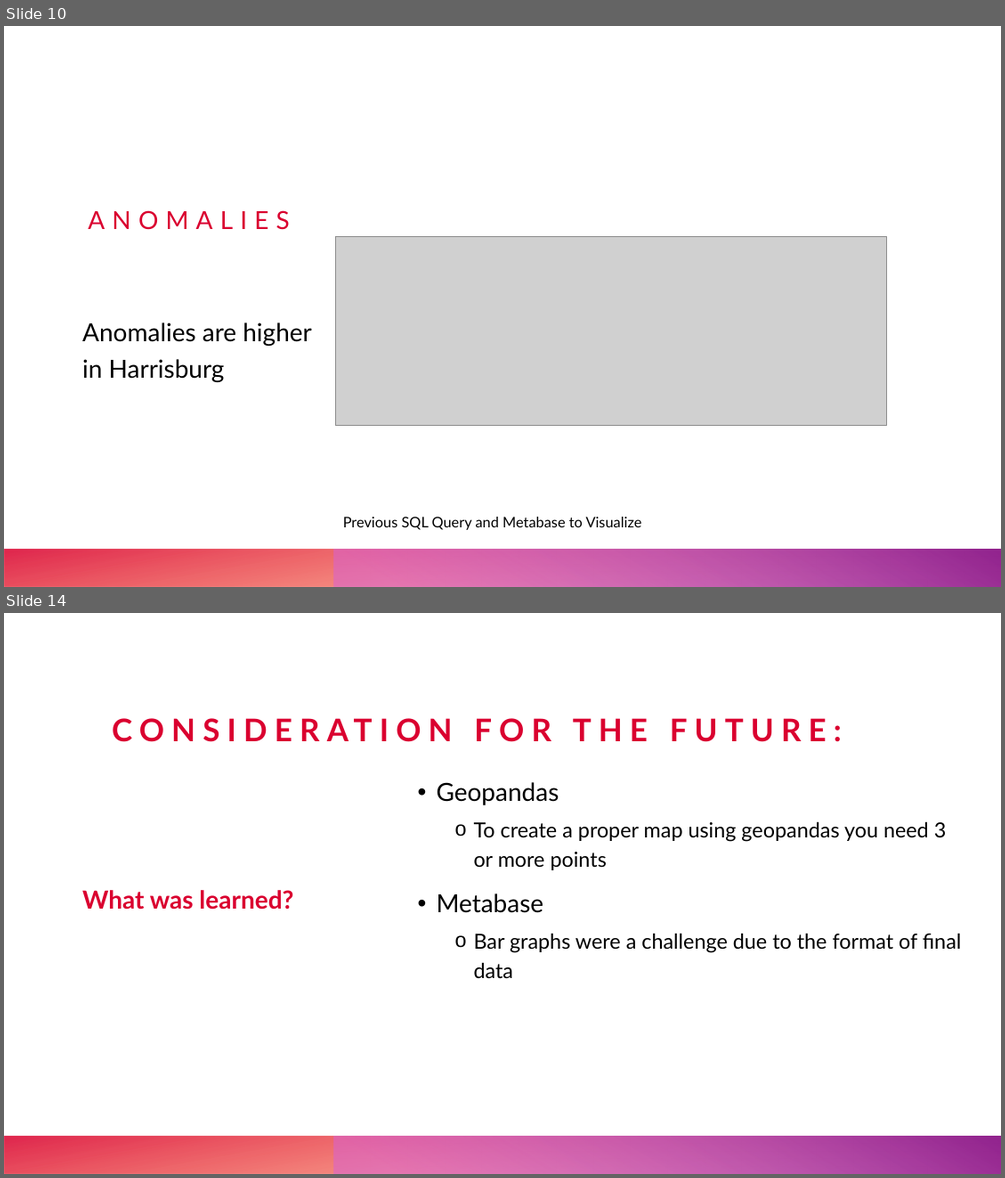
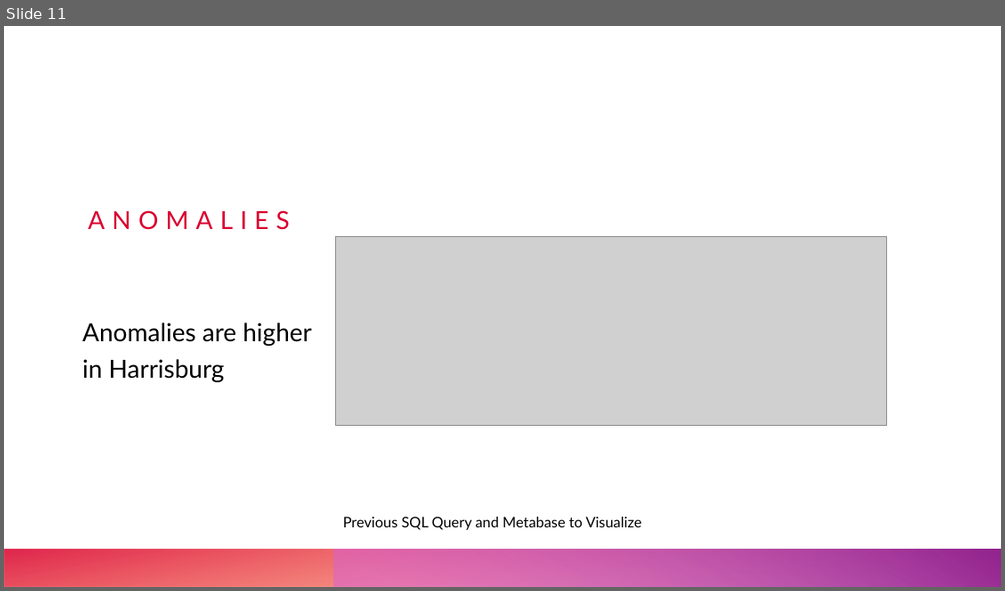
Before and after one commit to diazj2etown-sudo/UrbanHeatIslands, a slide deck: Final Capstone Presentation.pptx. Shown one above the other, each under a label of ours: slides 10 and 14 before the commit, slide 11 after it; the slides between them are not shown. The pictures are 1005x1178 and 1005x591 pixels, drawn with LibreOffice and Linux fonts; fonts in the diff are those of the drawing; grey boxes stand for pictures. Boxes give left, top, right and bottom in pixels: in the first picture for what was removed or moved away, otherwise in the second. Text is boxed around its words. In the diff, an @@ line names an element or a change of style, - is before the commit and + after.

```diff
--- a/Final Capstone Presentation.pptx
+++ b/Final Capstone Presentation.pptx
@@ slide 14 removed at (x1=4, y1=613, x2=1001, y2=1174), background #FFFFFF; not listed: 2 template elements that a slide beside it also shows @@
@@ text removed at (x1=437, y1=782, x2=962, y2=978) @@
-• Geopandas
-  o To create a proper map using geopandas you need 3 or more points
-• Metabase
-  o Bar graphs were a challenge due to the format of final data
@@ text removed at (x1=82, y1=890, x2=293, y2=909) @@
-What was learned?
@@ title removed at (x1=797, y1=933, x2=827, y2=949) @@
-CONSIDERATION FOR THE FUTURE:
@@ what was slide 10 is now slide 11 @@
```
Also in this commit, not shown: 10 slides changed, 3 slides added, 1 other slide removed.
